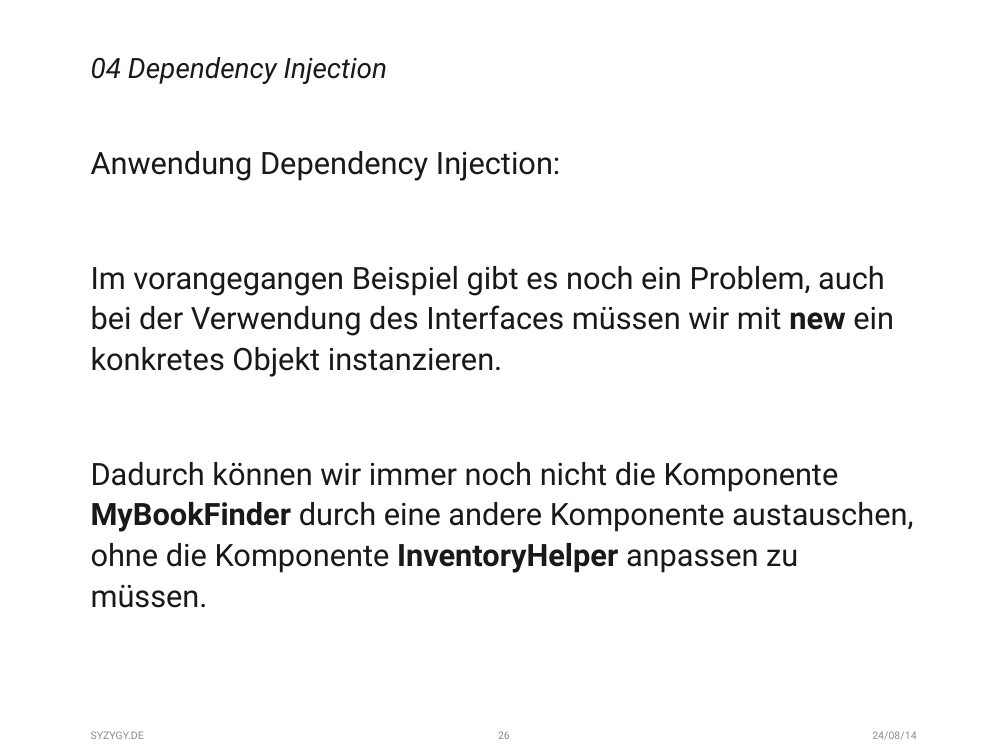
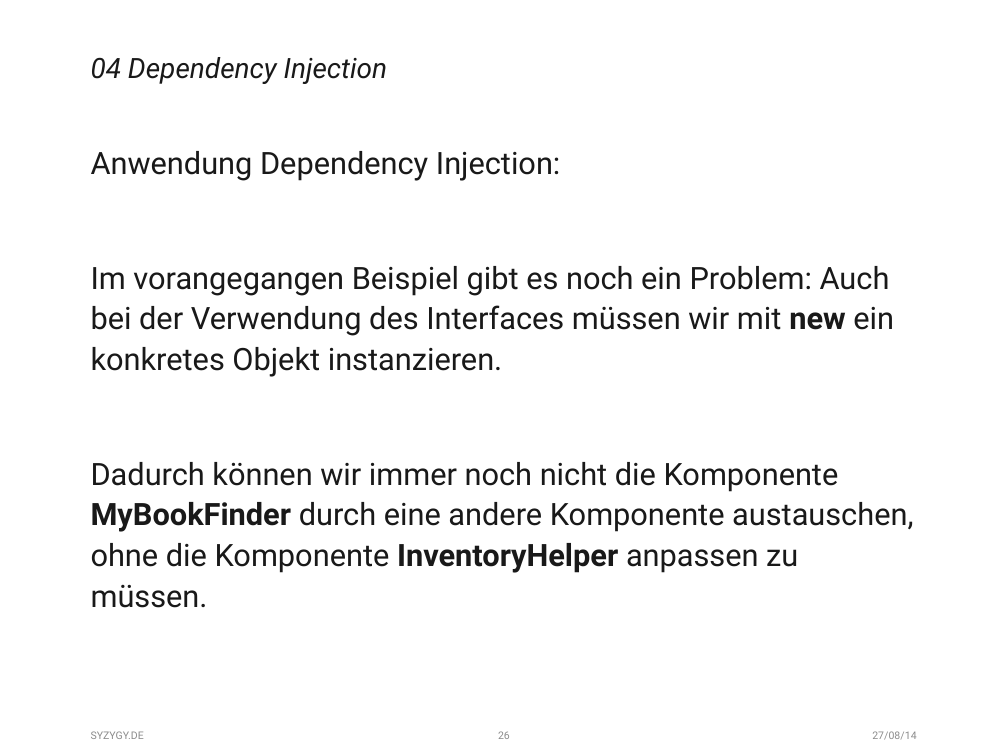
Before and after one commit to fischfasch/IoC_Test, a slide deck: slide 26 of IoC_Testapplication/ConsoleApplication1/_Files/Präsentation.pptx. Drawn at 1008x756 pixels with LibreOffice and Linux fonts; fonts in the diff are those of the drawing. Boxes give left, top, right and bottom in pixels: in the first picture for what was removed or moved away, otherwise in the second. Text is boxed around its words. In the diff, an @@ line names an element or a change of style, - is before the commit and + after.

```diff
--- a/IoC_Testapplication/ConsoleApplication1/_Files/Präsentation.pptx
+++ b/IoC_Testapplication/ConsoleApplication1/_Files/Präsentation.pptx
@@ text at [91,266,894,377]: text changed @@
-Im vorangegangen Beispiel gibt es noch ein Problem, auch bei der Verwendung des Interfaces müssen wir mit new ein konkretes Objekt instanzieren.
+Im vorangegangen Beispiel gibt es noch ein Problem: Auch bei der Verwendung des Interfaces müssen wir mit new ein konkretes Objekt instanzieren.
@@ text at [872,731,916,740]: text changed @@
-24/08/14
+27/08/14
```
Also in this commit, not shown: 33 other slides changed.
